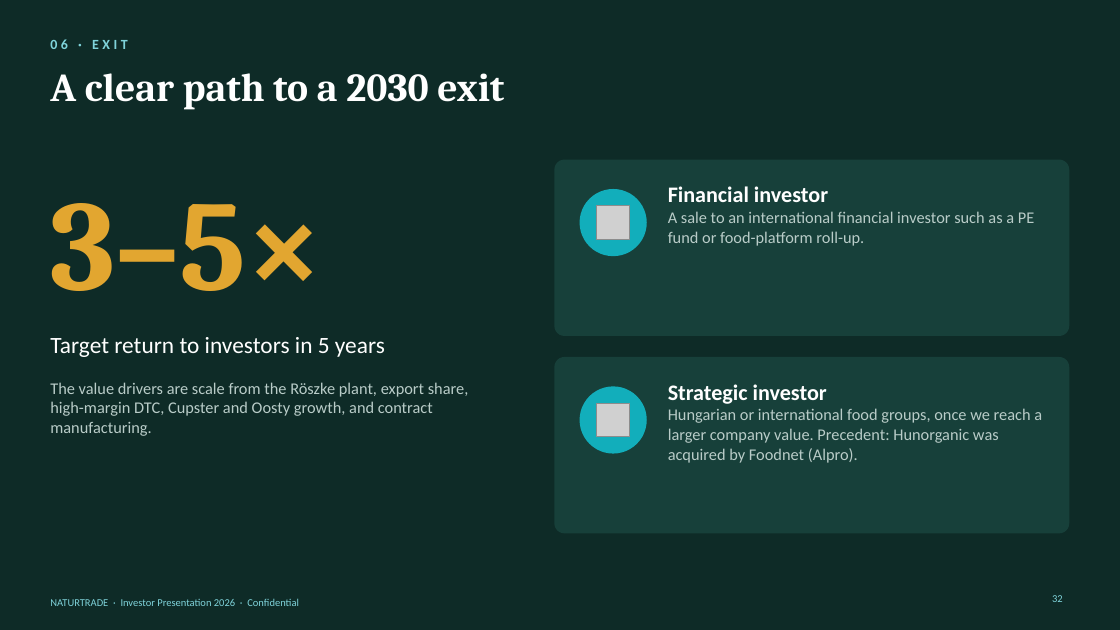
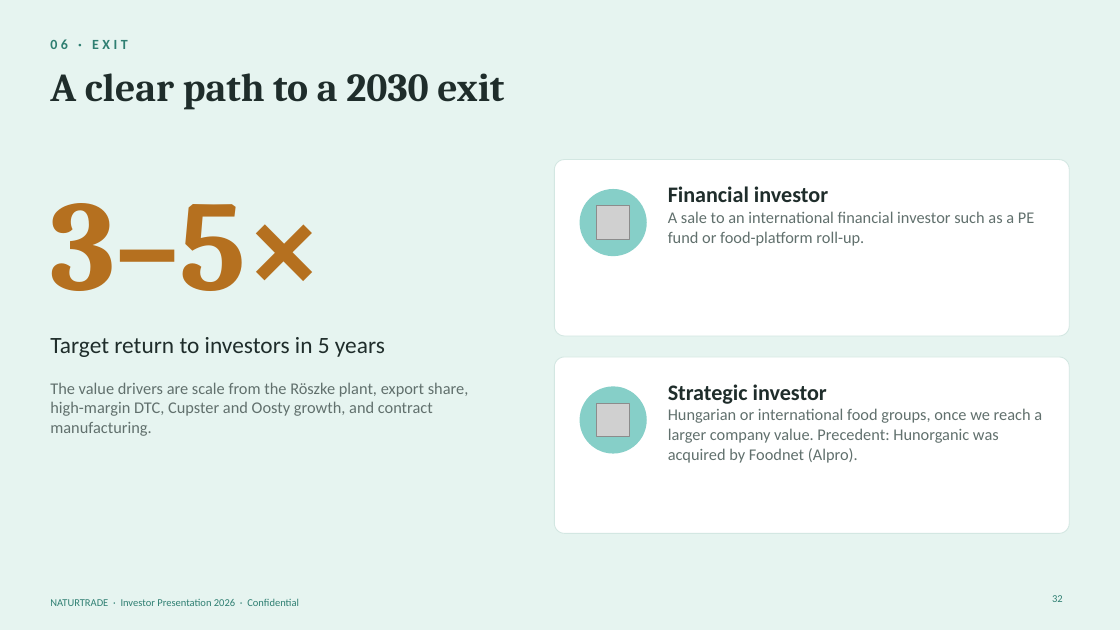
Before and after one commit to vehamiki/testrep1, a slide deck: slide 32 of investor-pitch/Naturtrade_Investor_Pitch_2026_EN.pptx. Drawn at 1120x630 pixels with LibreOffice and Linux fonts; fonts in the diff are those of the drawing; grey boxes stand for pictures. Boxes give left, top, right and bottom in pixels: in the first picture for what was removed or moved away, otherwise in the second. Text is boxed around its words. In the diff, an @@ line names an element or a change of style, - is before the commit and + after.

```diff
--- a/investor-pitch/Naturtrade_Investor_Pitch_2026_EN.pptx
+++ b/investor-pitch/Naturtrade_Investor_Pitch_2026_EN.pptx
@@ background #0E2B27 to #E6F4F0 @@
@@ title "A clear path to a ..." at (x1=50, y1=73, x2=504, y2=110): text colour #FFFFFF to #1F2D2B @@
@@ text "3–5×" at (x1=50, y1=203, x2=322, y2=291): text colour #E2A630 to #B5701F @@
@@ rounded rectangle at (x1=555, y1=160, x2=1070, y2=336): fill #17403A to #FFFFFF; outline none to #D3E7E2 0.75 pt @@
@@ ellipse at (x1=580, y1=189, x2=647, y2=256): fill #12AEBB to #86CFC8 @@
@@ text "Financial investor" at (x1=668, y1=186, x2=1034, y2=246): text colour #FFFFFF to #1F2D2B in "Financial investor"; text colour #B9CCC8 to #61706D in "A sale to an international financial investor ..." @@
@@ text "Target return to investors in ..." at (x1=50, y1=337, x2=385, y2=357): text colour #FFFFFF to #1F2D2B @@
@@ rounded rectangle at (x1=555, y1=357, x2=1070, y2=534): fill #17403A to #FFFFFF; outline none to #D3E7E2 0.75 pt @@
@@ text "The value drivers are scale ..." at (x1=50, y1=382, x2=469, y2=436): text colour #B9CCC8 to #61706D @@
@@ ellipse at (x1=580, y1=386, x2=647, y2=454): fill #12AEBB to #86CFC8 @@
@@ text "Strategic investor" at (x1=668, y1=384, x2=1042, y2=463): text colour #FFFFFF to #1F2D2B in "Strategic investor"; text colour #B9CCC8 to #61706D in "Hungarian or international food groups, once we ..." @@
@@ text colour #7FD3DA to #2F7F72 in 3 elements at (x1=50, y1=39, x2=128, y2=49), (x1=1052, y1=595, x2=1063, y2=602), (x1=50, y1=599, x2=299, y2=606) @@
```
Also in this commit, not shown: 31 other slides changed, 3 other files.
